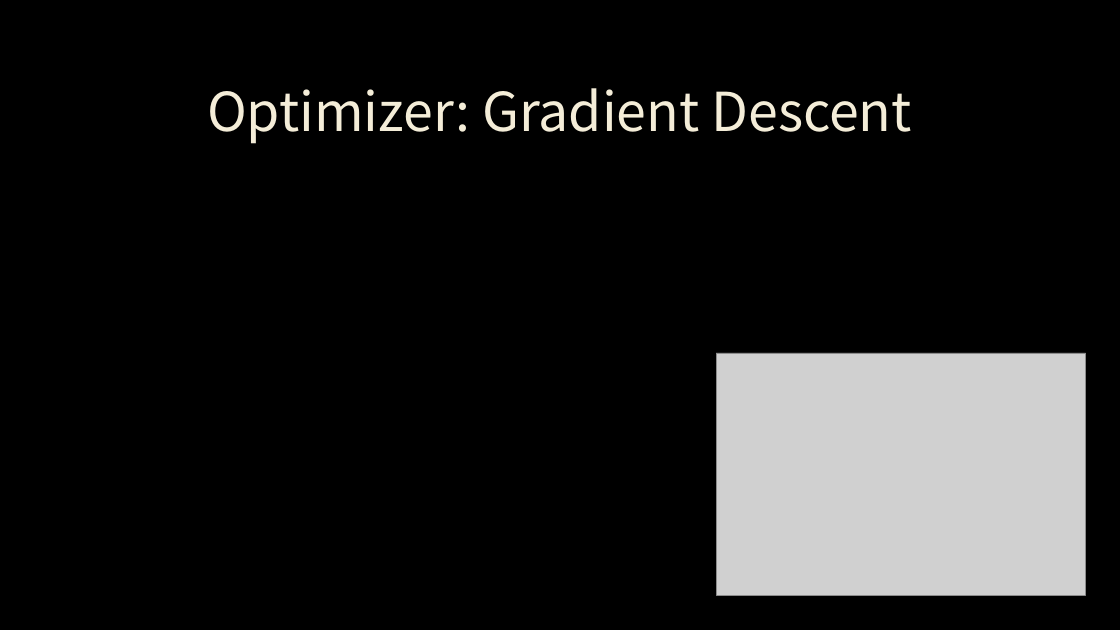
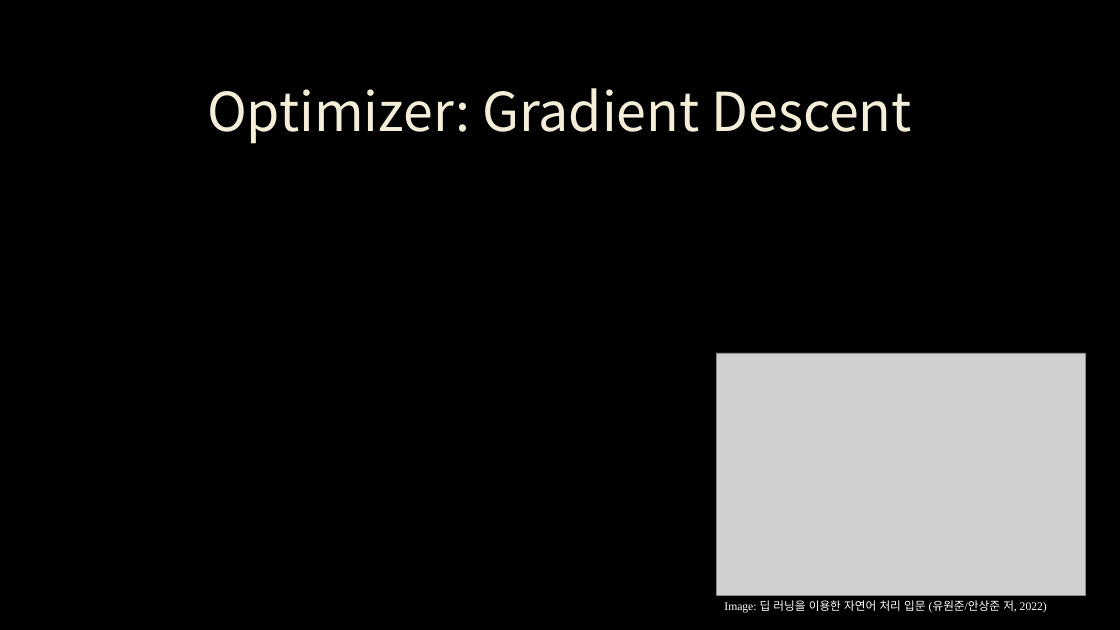
Before and after one commit to Sion1225/Study-Deeplearning-NLP, a slide deck: slide 16 of Presentation/ppt 5.pptx. Drawn at 1120x630 pixels with LibreOffice and Linux fonts; fonts in the diff are those of the drawing; grey boxes stand for pictures; background and template pictures are left out. Boxes give left, top, right and bottom in pixels: in the first picture for what was removed or moved away, otherwise in the second. Text is boxed around its words. In the diff, an @@ line names an element or a change of style, - is before the commit and + after.

```diff
--- a/Presentation/ppt 5.pptx
+++ b/Presentation/ppt 5.pptx
@@ text added at [724,600,1047,613], 10 pt, text #FFFFFF @@
+Image: 딥 러닝을 이용한 자연어 처리 입문 (유원준/안상준 저, 2022)
```
Also in this commit, not shown: 1 other file.
